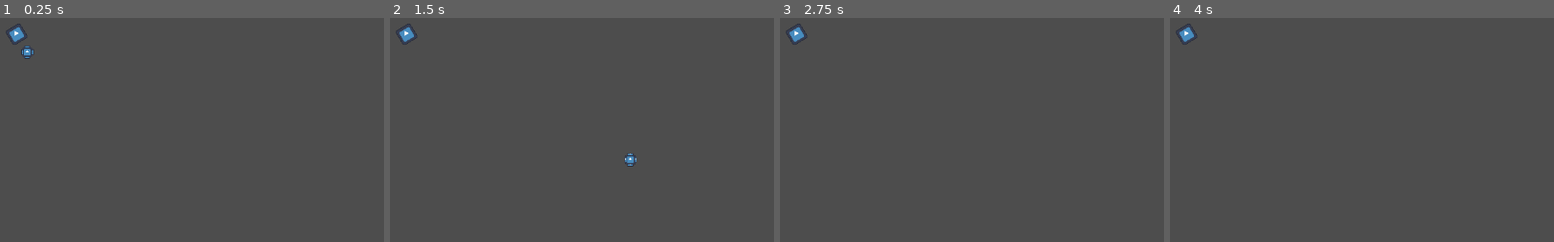
Above: before the commit, frames 1-4 (left to right).
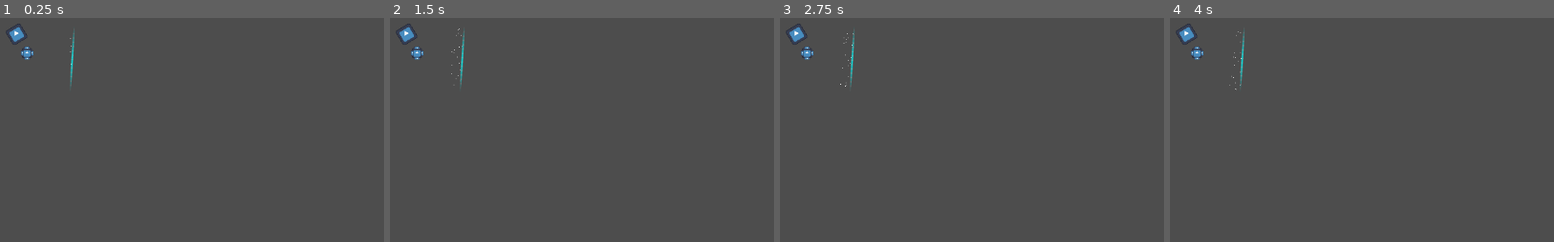
Above: after the commit, the same moments.

Repository: sparkworm/Jameplay2025
Game: Godot game, scene res://scenes/levels/test_level.tscn
Same seed, same stepped clock (60 frames per second), same inputs: the game is played once before the commit and once after it. This scene is started directly instead of the project's main scene. The engine's default icon, where the game draws it, is replaced by a stand-in: a white triangle on a blue panel in a dark square.
Inputs:
- Up to frame 1 (0.25 s): no input
- Up to frame 2 (1.5 s): tap Enter at 0.5 s
- Up to frame 3 (2.75 s): tap Space at 2 s
- Up to frame 4 (4 s): tap Enter at 2.75 s; tap Space at 3.5 s

The runs differ from the first frame. In frame 1, 0.2% of the frame differs, in the area x 5-20%, y 5-31%; in frame 2, 0.4%, in the area x 5-65%, y 4-67%; in frame 3, 0.3%; in frame 4, 0.3%.

Commit message:
Added barrier thing

Diff:
--- /dev/null
+++ b/scenes/actors/player_barrier.tscn
@@ -0,0 +1,39 @@
+[gd_scene load_steps=6 format=3 uid="uid://ckmux2bssru4s"]
+
+[ext_resource type="Texture2D" uid="uid://b5iqxxgcqj7rd" path="res://visuals/particles/pixel.png" id="1_fgvfl"]
+[ext_resource type="Shader" path="res://visuals/shaders/player_barrier.gdshader" id="2_tjch7"]
+
+[sub_resource type="RectangleShape2D" id="RectangleShape2D_kekji"]
+size = Vector2(12, 200)
+
+[sub_resource type="ParticleProcessMaterial" id="ParticleProcessMaterial_bwf3j"]
+particle_flag_disable_z = true
+emission_shape = 3
+emission_box_extents = Vector3(1, 100, 1)
+angle_min = 1.07288e-05
+angle_max = 1.07288e-05
+spread = 0.0
+initial_velocity_min = 593.6
+initial_velocity_max = 818.94
+gravity = Vector3(0, 0, 0)
+
+[sub_resource type="ShaderMaterial" id="ShaderMaterial_gfqv0"]
+shader = ExtResource("2_tjch7")
+shader_parameter/radius = 0.2
+
+[node name="PlayerBarrier" type="CharacterBody2D"]
+
+[node name="CollisionShape2D" type="CollisionShape2D" parent="."]
+visible = false
+shape = SubResource("RectangleShape2D_kekji")
+
+[node name="GPUParticles2D" type="GPUParticles2D" parent="."]
+scale = Vector2(0.065052, 0.899823)
+amount = 20
+process_material = SubResource("ParticleProcessMaterial_bwf3j")
+texture = ExtResource("1_fgvfl")
+
+[node name="Pixel" type="Sprite2D" parent="."]
+material = SubResource("ShaderMaterial_gfqv0")
+scale = Vector2(10.8893, 197.448)
+texture = ExtResource("1_fgvfl")
--- a/scenes/levels/test_level.tscn
+++ b/scenes/levels/test_level.tscn
@@ -1,46 +1,17 @@
 [gd_scene load_steps=5 format=3 uid="uid://piersui2ktd0"]
 
 [ext_resource type="PackedScene" uid="uid://pctjl8fyl8tl" path="res://scenes/parent/level.tscn" id="1_ftd6k"]
-[ext_resource type="PackedScene" uid="uid://81jofg5uucy4" path="res://scenes/actors/ball.tscn" id="2_gfxdq"]
 [ext_resource type="Texture2D" uid="uid://il06hvl7udon" path="res://icon.svg" id="3_4fnhy"]
+[ext_resource type="PackedScene" uid="uid://ckmux2bssru4s" path="res://scenes/actors/player_barrier.tscn" id="3_ur3ym"]
 
 [sub_resource type="RectangleShape2D" id="RectangleShape2D_tlosg"]
 size = Vector2(26, 26)
 
 [node name="TestLevel" instance=ExtResource("1_ftd6k")]
 
-[node name="Ball" parent="." index="0" instance=ExtResource("2_gfxdq")]
-position = Vector2(0, 74)
+[node name="Camera2D" type="Camera2D" parent="." index="0"]
 
-[node name="Icon" type="Sprite2D" parent="Ball" index="1"]
-scale = Vector2(0.115, 0.115)
-texture = ExtResource("3_4fnhy")
-
-[node name="Icon4" type="Sprite2D" parent="Ball" index="2"]
-position = Vector2(8, 0)
-scale = Vector2(0.0246429, 0.0766667)
-texture = ExtResource("3_4fnhy")
-
-[node name="Icon5" type="Sprite2D" parent="Ball" index="3"]
-position = Vector2(-7, 0)
-scale = Vector2(0.0246429, 0.0766667)
-texture = ExtResource("3_4fnhy")
-
-[node name="Icon6" type="Sprite2D" parent="Ball" index="4"]
-position = Vector2(0, 8)
-rotation = 1.57079
-scale = Vector2(0.0246429, 0.0766667)
-texture = ExtResource("3_4fnhy")
-
-[node name="Icon7" type="Sprite2D" parent="Ball" index="5"]
-position = Vector2(0, -8)
-rotation = 1.57079
-scale = Vector2(0.0246429, 0.0766667)
-texture = ExtResource("3_4fnhy")
-
-[node name="Camera2D" type="Camera2D" parent="." index="1"]
-
-[node name="StaticBody2D" type="StaticBody2D" parent="." index="2"]
+[node name="StaticBody2D" type="StaticBody2D" parent="." index="1"]
 position = Vector2(-16, -28)
 rotation = -0.538976
 
@@ -50,3 +21,35 @@
 
 [node name="CollisionShape2D" type="CollisionShape2D" parent="StaticBody2D" index="1"]
 shape = SubResource("RectangleShape2D_tlosg")
+
+[node name="Icon" type="Sprite2D" parent="Ball" index="1"]
+position = Vector2(-0.422857, 0.577154)
+scale = Vector2(0.115, 0.115)
+texture = ExtResource("3_4fnhy")
+
+[node name="Icon5" type="Sprite2D" parent="Ball" index="2"]
+position = Vector2(-7.42286, 0.577154)
+scale = Vector2(0.0246429, 0.0766667)
+texture = ExtResource("3_4fnhy")
+
+[node name="Icon4" type="Sprite2D" parent="Ball" index="3"]
+position = Vector2(7.57714, 0.577154)
+scale = Vector2(0.0246429, 0.0766667)
+texture = ExtResource("3_4fnhy")
+
+[node name="Icon6" type="Sprite2D" parent="Ball" index="4"]
+position = Vector2(-0.422857, 8.57715)
+rotation = 1.57079
+scale = Vector2(0.0246429, 0.0766667)
+texture = ExtResource("3_4fnhy")
+
+[node name="Icon7" type="Sprite2D" parent="Ball" index="5"]
+position = Vector2(-0.422857, -7.42285)
+rotation = 1.57079
+scale = Vector2(0.0246429, 0.0766667)
+texture = ExtResource("3_4fnhy")
+
+[node name="PlayerBarrier" parent="." index="4" instance=ExtResource("3_ur3ym")]
+position = Vector2(68, 10)
+rotation = 3.20179
+scale = Vector2(0.352484, 0.526579)
--- /dev/null
+++ b/visuals/shaders/player_barrier.gdshader
@@ -0,0 +1,15 @@
+shader_type canvas_item;
+
+uniform float radius = 0.2;
+
+void fragment() {
+	//COLOR.r=distance(UV, vec2(0.5));
+	COLOR.r=sin(100.0*UV.y+TIME*8.0);
+	COLOR.a=1.0-2.0*distance(UV, vec2(0.5));
+	COLOR.r-=COLOR.a;
+}
+
+//void light() {
+	// Called for every pixel for every light affecting the CanvasItem.
+	// Uncomment to replace the default light processing function with this one.
+//}
Binary file added: visuals/particles/pixel.png
Not shown, added: visuals/particles/pixel.png.import
Not shown, added: visuals/particles/pixel.pxo
